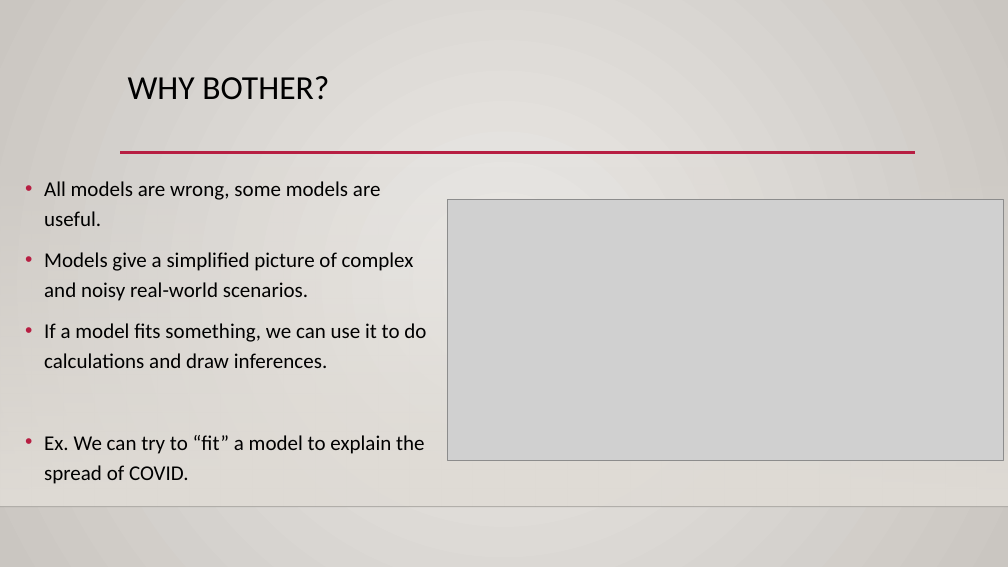
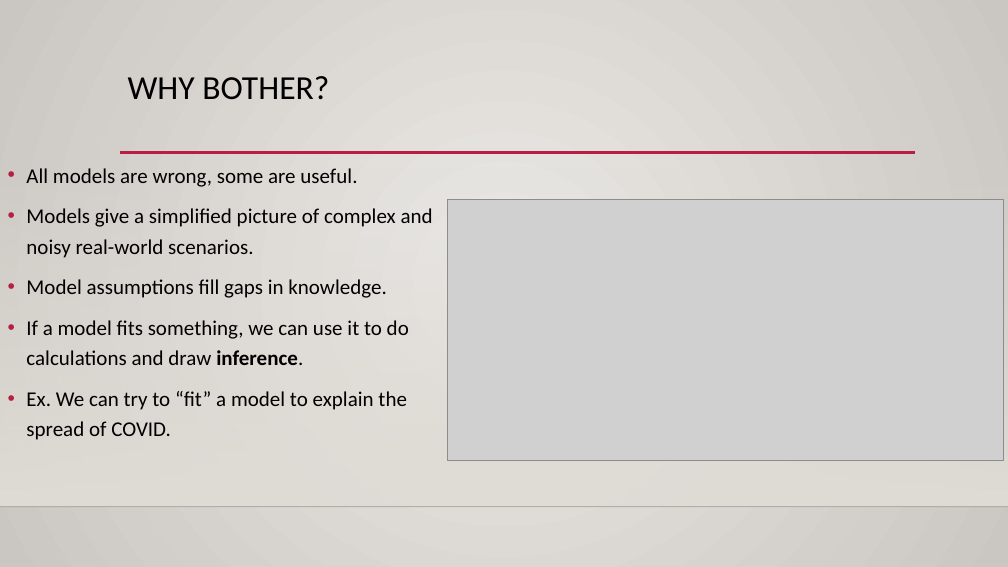
Before and after one commit to SedemSetor/Basic_Stats_in_Python_Student_Repository, a slide deck: slide 13 of reference_material/slides/008_Analytical_Distributions.pptx. Drawn at 1008x567 pixels with LibreOffice and Linux fonts; fonts in the diff are those of the drawing; grey boxes stand for pictures; background and template pictures are left out. Boxes give left, top, right and bottom in pixels: in the first picture for what was removed or moved away, otherwise in the second. Text is boxed around its words. In the diff, an @@ line names an element or a change of style, - is before the commit and + after.

```diff
--- a/reference_material/slides/008_Analytical_Distributions.pptx
+++ b/reference_material/slides/008_Analytical_Distributions.pptx
@@ text "All models are wrong, some ...": place and size @@
-text "All models are wrong, some ..." at (44,181,426,484)
+text "All models are wrong, some ..." at (26,168,433,440)
@@ text at (26,168,357,187): text changed @@
-• All models are wrong, some models are useful.
+• All models are wrong, some are useful.
@@ text at (26,279,409,365): text changed @@
-• If a model fits something, we can use it to do calculations and draw inferences.
+• Model assumptions fill gaps in knowledge.
+• If a model fits something, we can use it to do calculations and draw inference.
```
Also in this commit, not shown: 2 slides added, 1 slide removed, 4 other files.
